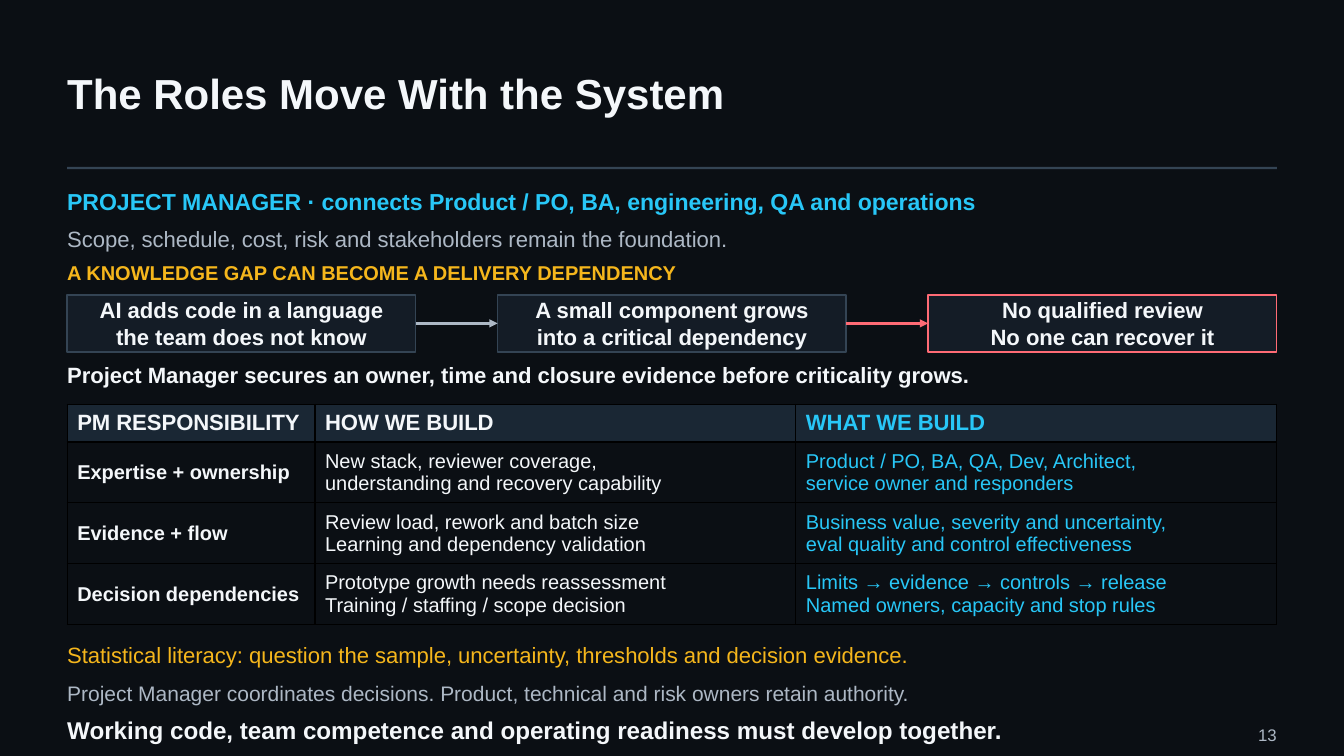
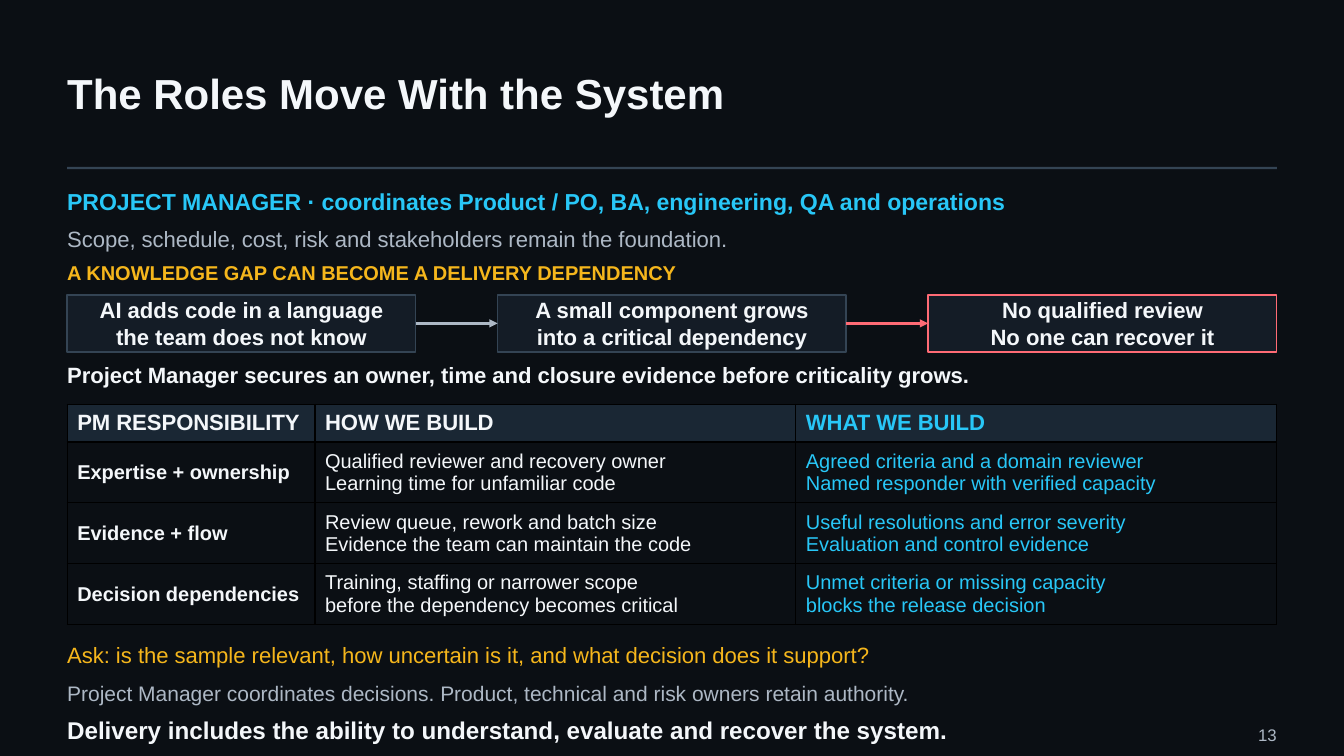
Before and after one commit to UncertaintyArchitectureGroup/uncertainty-architecture, a slide deck: slide 13 of assets/presentations/pmday-2026/ai-changes-both-sides.pptx. Drawn at 1344x756 pixels with LibreOffice and Linux fonts; fonts in the diff are those of the drawing. Boxes give left, top, right and bottom in pixels: in the first picture for what was removed or moved away, otherwise in the second. Text is boxed around its words. In the diff, an @@ line names an element or a change of style, - is before the commit and + after.

Commit message:
Apply PMDay content review with a continuous case and pre-action control

```diff
--- a/assets/presentations/pmday-2026/ai-changes-both-sides.pptx
+++ b/assets/presentations/pmday-2026/ai-changes-both-sides.pptx
@@ text at (67, 193, 1005, 215): text changed @@
-PROJECT MANAGER · connects Product / PO, BA, engineering, QA and operations
+PROJECT MANAGER · coordinates Product / PO, BA, engineering, QA and operations
@@ table at (68, 404, 1277, 625) @@
-row 2, column 2: New stack, reviewer coverage, / understanding and recovery capability
+row 2, column 2: Qualified reviewer and recovery owner / Learning time for unfamiliar code
-row 2, column 3: Product / PO, BA, QA, Dev, Architect, / service owner and responders
+row 2, column 3: Agreed criteria and a domain reviewer / Named responder with verified capacity
-row 3, column 2: Review load, rework and batch size / Learning and dependency validation
+row 3, column 2: Review queue, rework and batch size / Evidence the team can maintain the code
-row 3, column 3: Business value, severity and uncertainty, / eval quality and control effectiveness
+row 3, column 3: Useful resolutions and error severity / Evaluation and control evidence
-row 4, column 2: Prototype growth needs reassessment / Training / staffing / scope decision
+row 4, column 2: Training, staffing or narrower scope / before the dependency becomes critical
-row 4, column 3: Limits → evidence → controls → release / Named owners, capacity and stop rules
+row 4, column 3: Unmet criteria or missing capacity / blocks the release decision
@@ text at (67, 647, 869, 668): text changed @@
-Statistical literacy: question the sample, uncertainty, thresholds and decision evidence.
+Ask: is the sample relevant, how uncertain is it, and what decision does it support?
@@ text at (67, 721, 947, 744): text changed @@
-Working code, team competence and operating readiness must develop together.
+Delivery includes the ability to understand, evaluate and recover the system.
```
Also in this commit, not shown: 6 other slides changed, 1 slide added, 1 slide removed, 11 other files.
